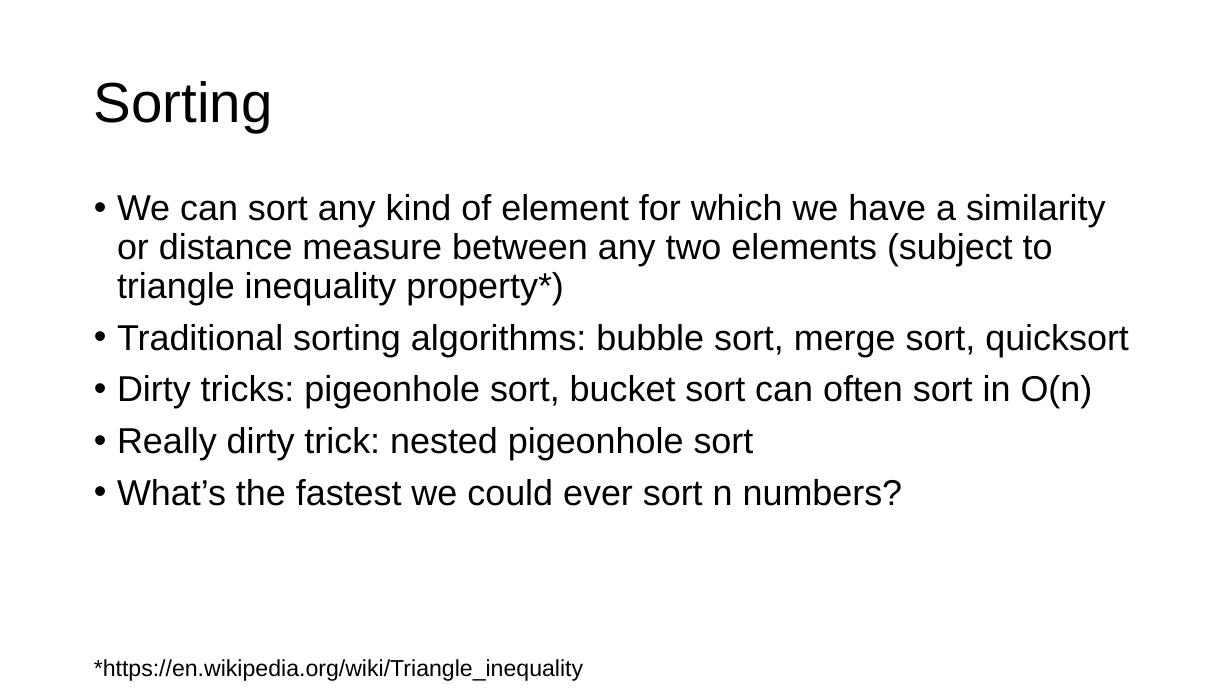
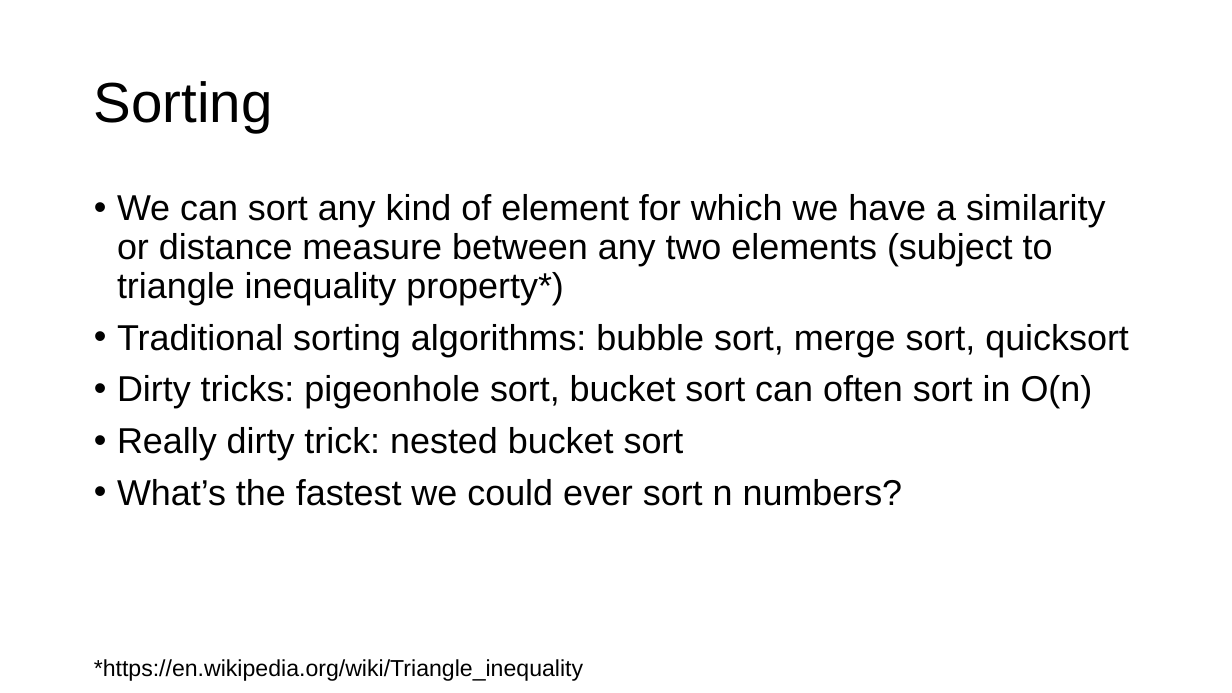
Before and after one commit to parrt/msds689, a slide deck: slide 2 of notes/sorting.pptx. Drawn at 1232x693 pixels with LibreOffice and Linux fonts; fonts in the diff are those of the drawing; background and template pictures are left out. Boxes give left, top, right and bottom in pixels: in the first picture for what was removed or moved away, otherwise in the second. Text is boxed around its words. In the diff, an @@ line names an element or a change of style, - is before the commit and + after.

```diff
--- a/notes/sorting.pptx
+++ b/notes/sorting.pptx
@@ text at <box>117,427,684,460</box>: text changed @@
-• Really dirty trick: nested pigeonhole sort
+• Really dirty trick: nested bucket sort
```
Also in this commit, not shown: 3 other slides changed, 2 slides added, 3 other files.
